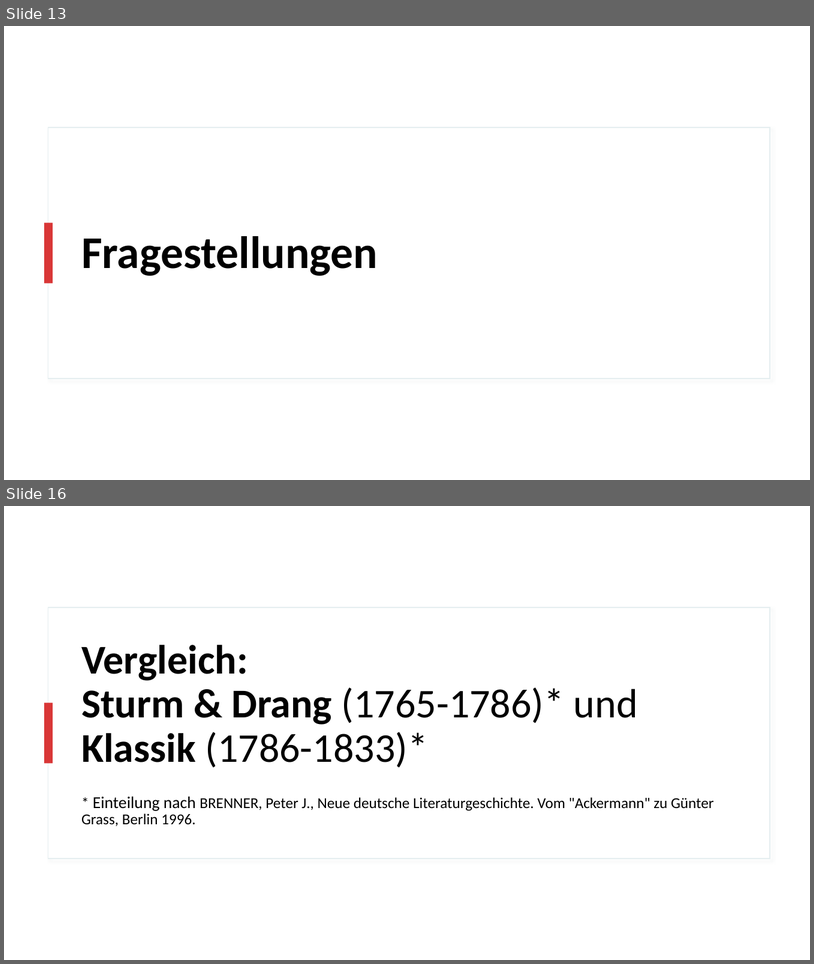
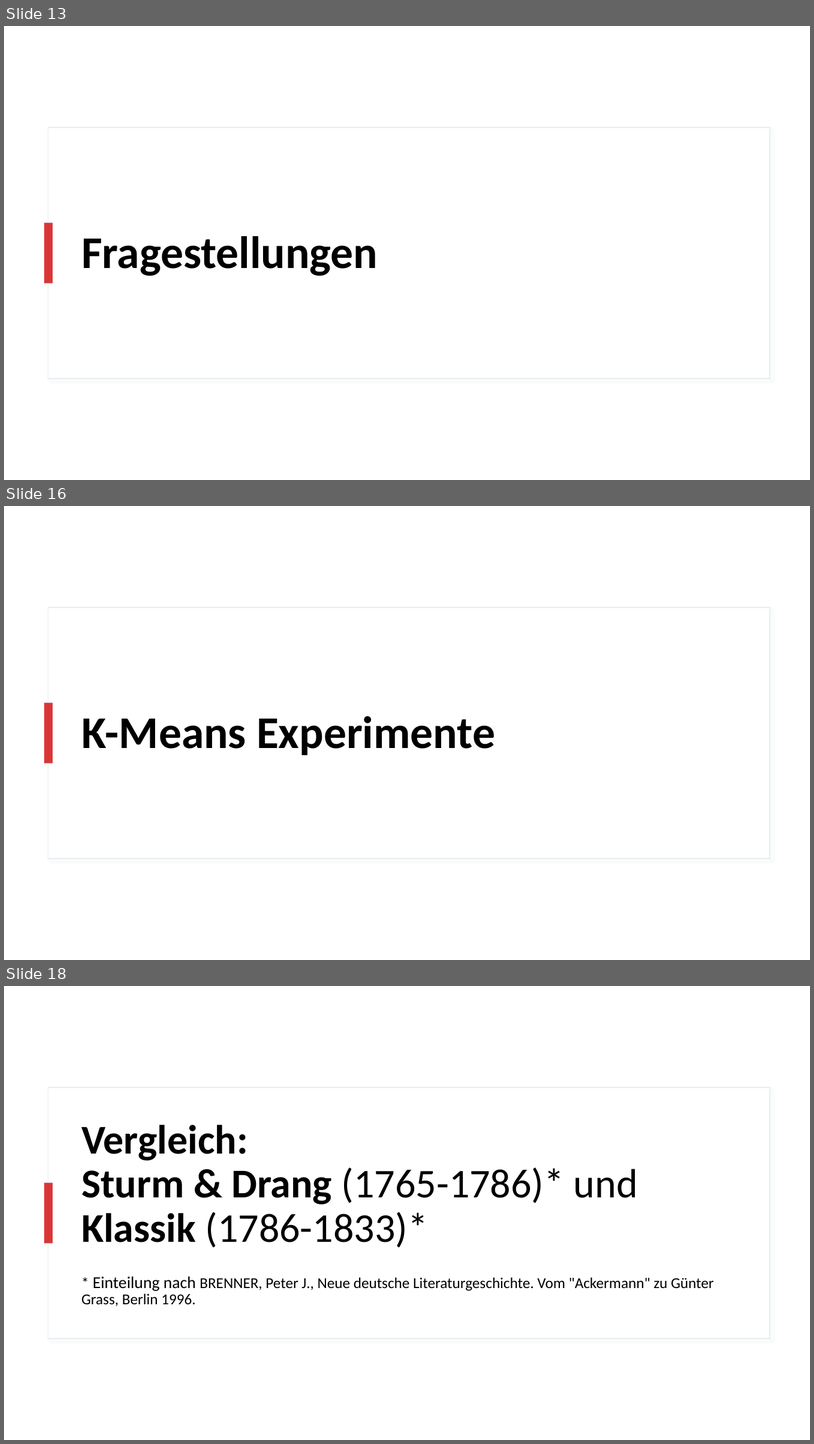
Before and after one commit to realjanpaulus/clusterpoems, a slide deck: literature & presentation/clustering_presentation.pptx. Shown one above the other, each under a label of ours: slides 13 and 16 before the commit, slides 13, 16 and 18 after it; the slides between them are not shown. The pictures are 814x964 and 814x1444 pixels, drawn with LibreOffice and Linux fonts; fonts in the diff are those of the drawing. Boxes give left, top, right and bottom in pixels: in the first picture for what was removed or moved away, otherwise in the second. Text is boxed around its words. In the diff, an @@ line names an element or a change of style, - is before the commit and + after.

```diff
--- a/literature & presentation/clustering_presentation.pptx
+++ b/literature & presentation/clustering_presentation.pptx
@@ slide 16 added at <box>4,506,810,960</box>, background #FFFFFF; not listed: 2 template elements that a slide beside it also shows @@
@@ title added at <box>81,716,495,755</box>, 54 pt, text #000000, bold @@
+K-Means Experimente
@@ what was slide 16 is now slide 18 @@
```
Also in this commit, not shown: 2 slides changed, 1 other slide added, 2 other files.
